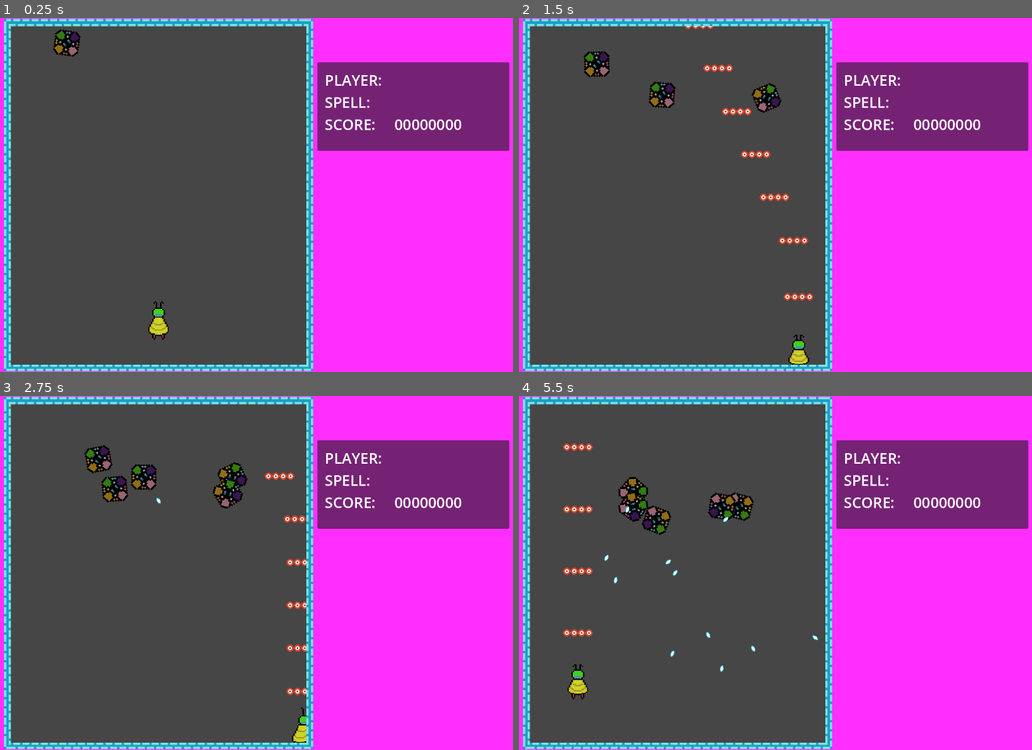
Above: before the commit, frames 1-4 (two rows, left to right).
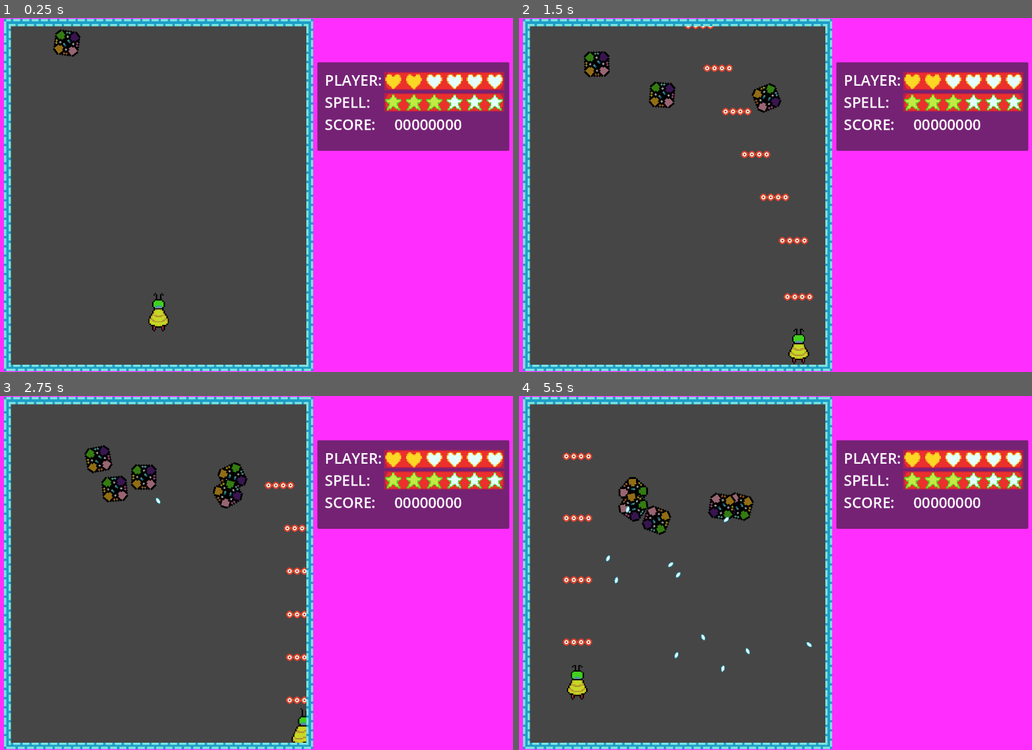
Above: after the commit, the same moments.

Repository: 2192375d/Bee-s-Adventure
Game: Godot game, scene res://scenes/main-game.tscn
The game is run twice, just before and just after one commit, with the same random seed, the same clock (stepped at 60 frames per second) and the same inputs.
Inputs:
- Up to frame 1 (0.25 s): no input
- Up to frame 2 (1.5 s): hold Right (ui_right) 0.53-1.28 s; hold Z (ui_shoot) 0.53-1.28 s; hold Down (ui_down) from 1.28 s (still down); tap Z (ui_shoot) at 1.35 s
- Up to frame 3 (2.75 s): release Down (ui_down) at 2.03 s; hold Right (ui_right) from 2.03 s (still down); hold Z (ui_shoot) from 2.03 s (still down)
- Up to frame 4 (5.5 s): release Right (ui_right) at 2.78 s; release Z (ui_shoot) at 2.78 s; hold Up (ui_up) 2.78-3.53 s; tap Z (ui_shoot) at 2.85, 4.35 s; hold Z (ui_shoot) 3.53-4.28 s; hold Left (ui_left) 3.53-5.03 s; hold Down (ui_down) from 5.03 s (still down); hold Z (ui_shoot) from 5.03 s (still down)

The runs differ from the first frame. In frame 1, 2.8% of the frame differs, in the area x 28-99%, y 15-91%; in frame 2, 2.7%; in frame 3, 3.4%; in frame 4, 3.6%, in the area x 8-99%, y 13-86%.

Commit message:
feat: player get hit feature done!

Diff:
--- a/resources/enemy1AI-rev.tres
+++ /dev/null
@@ -1,13 +0,0 @@
-[gd_resource type="Resource" script_class="AIResource" load_steps=7 format=3 uid="uid://dkneefr0cfp7l"]
-
-[ext_resource type="Script" uid="uid://cuxk5es1e8xvw" path="res://scripts/entity/actions/action.gd" id="1_vp1um"]
-[ext_resource type="Resource" uid="uid://b7oolqloig83f" path="res://resources/actions/action-follow/action-enter1-rev.tres" id="2_la8ad"]
-[ext_resource type="Resource" uid="uid://c4xkpy47yn18c" path="res://resources/actions/action-wait1.tres" id="3_dqutg"]
-[ext_resource type="Resource" uid="uid://c0h0ib3g1hork" path="res://resources/actions/action-attack-aimed1.tres" id="3_oriyx"]
-[ext_resource type="Script" uid="uid://cqlrfm7is5dko" path="res://scripts/entity/ai-resource.gd" id="4_dqutg"]
-[ext_resource type="Resource" uid="uid://6npk1d6pg65s" path="res://resources/actions/action-follow/action-exit1-rev.tres" id="4_la8ad"]
-
-[resource]
-script = ExtResource("4_dqutg")
-actions = Array[ExtResource("1_vp1um")]([ExtResource("2_la8ad"), ExtResource("3_dqutg"), ExtResource("3_oriyx"), ExtResource("4_la8ad")])
-metadata/_custom_type_script = "uid://cqlrfm7is5dko"
--- a/resources/enemy1AI.tres
+++ /dev/null
@@ -1,13 +0,0 @@
-[gd_resource type="Resource" script_class="AIResource" load_steps=7 format=3 uid="uid://c4swjs3t4uxti"]
-
-[ext_resource type="Script" uid="uid://cuxk5es1e8xvw" path="res://scripts/entity/actions/action.gd" id="1_4r086"]
-[ext_resource type="Resource" uid="uid://17md3koqs04n" path="res://resources/actions/action-follow/action-enter1.tres" id="2_6jmj8"]
-[ext_resource type="Resource" uid="uid://c4xkpy47yn18c" path="res://resources/actions/action-wait1.tres" id="3_6jmj8"]
-[ext_resource type="Resource" uid="uid://c0h0ib3g1hork" path="res://resources/actions/action-attack-aimed1.tres" id="3_yn6st"]
-[ext_resource type="Resource" uid="uid://bgn646i82m38u" path="res://resources/actions/action-follow/action-exit1.tres" id="4_25p41"]
-[ext_resource type="Script" uid="uid://cqlrfm7is5dko" path="res://scripts/entity/ai-resource.gd" id="5_31x1o"]
-
-[resource]
-script = ExtResource("5_31x1o")
-actions = Array[ExtResource("1_4r086")]([ExtResource("2_6jmj8"), ExtResource("3_6jmj8"), ExtResource("3_yn6st"), ExtResource("4_25p41")])
-metadata/_custom_type_script = "uid://cqlrfm7is5dko"
--- a/resources/enemy2AI.tres
+++ b/resources/enemyAI1.tres
@@ -12,7 +12,7 @@
 position_curve = ExtResource("3_0af1f")
 path_scene = ExtResource("2_4tyrh")
 displacement = Vector2(64, 64)
-duration = 2.0
+duration = 1.0
 metadata/_custom_type_script = "uid://n8bhrlq0undu"
 
 [resource]
--- a/scenes/bee.tscn
+++ b/scenes/bee.tscn
@@ -71,47 +71,51 @@
 [sub_resource type="CircleShape2D" id="CircleShape2D_xfac4"]
 radius = 1.0
 
-[node name="bee" type="CharacterBody2D" node_paths=PackedStringArray("movement_component", "animation_component", "shoot_component", "hitbox_dot")]
+[node name="bee" type="CharacterBody2D" node_paths=PackedStringArray("movement_component", "animation_component", "shoot_component", "disappear_timer", "invincibility_timer", "hitbox_dot")]
 scale = Vector2(1.4, 1.4)
 script = ExtResource("1_1q2x0")
 movement_component = NodePath("MovementComponent")
 animation_component = NodePath("AnimationComponent")
 shoot_component = NodePath("ShootComponent")
+disappear_timer = NodePath("disappear-timer")
+invincibility_timer = NodePath("invincibility-timer")
+disappear_time = 1.0
+invincible_time = 2.0
 hitbox_dot = NodePath("hitbox-sprite")
 
 [node name="bee-sprite" type="AnimatedSprite2D" parent="."]
 modulate = Color(0.78431374, 1, 1, 1)
-position = Vector2(-2.9802322e-08, 5.9604645e-08)
+position = Vector2(-1.7763568e-15, -12.857142)
 scale = Vector2(2, 2)
 sprite_frames = SubResource("SpriteFrames_qf6nb")
 
 [node name="CollisionShape2D" type="CollisionShape2D" parent="."]
-position = Vector2(-1, 1)
+position = Vector2(0, -13)
 shape = SubResource("CapsuleShape2D_oynbf")
 
 [node name="hitbox-sprite" type="Sprite2D" parent="."]
-position = Vector2(0, 12)
+position = Vector2(0, 2.861023e-06)
 scale = Vector2(0.3, 0.3)
 texture = ExtResource("8_ykkpv")
 
-[node name="hitbox" type="Area2D" parent="."]
+[node name="hitbox" type="Area2D" parent="." groups=["player-hitbox"]]
+modulate = Color(0, 1, 1, 1)
 position = Vector2(0, 11)
 
 [node name="CollisionShape2D" type="CollisionShape2D" parent="hitbox"]
-position = Vector2(0, 1)
+position = Vector2(0, -10.999999)
 shape = SubResource("CircleShape2D_xfac4")
 debug_color = Color(0.98145753, 0, 0.3749718, 0.41960785)
 
-[node name="MovementComponent" type="Node" parent="." node_paths=PackedStringArray("actor")]
+[node name="MovementComponent" type="Node" parent="."]
 script = ExtResource("2_vie5o")
-actor = NodePath("..")
 speed = 350.0
 focus_speed = 130.0
 metadata/_custom_type_script = "uid://dgrdo0g8t0rmd"
 
-[node name="AnimationComponent" type="Node" parent="." node_paths=PackedStringArray("anim")]
+[node name="AnimationComponent" type="Node" parent="." node_paths=PackedStringArray("animation")]
 script = ExtResource("6_nkr4b")
-anim = NodePath("../bee-sprite")
+animation = NodePath("../bee-sprite")
 metadata/_custom_type_script = "uid://r85cri203cjn"
 
 [node name="ShootComponent" type="Node" parent="." node_paths=PackedStringArray("shoot_cd_timer")]
@@ -122,4 +126,12 @@
 [node name="Timer" type="Timer" parent="ShootComponent"]
 wait_time = 0.1
 
+[node name="invincibility-timer" type="Timer" parent="."]
+one_shot = true
+
+[node name="disappear-timer" type="Timer" parent="."]
+one_shot = true
+
 [connection signal="timeout" from="ShootComponent/Timer" to="ShootComponent" method="_on_timer_timeout"]
+[connection signal="timeout" from="invincibility-timer" to="." method="_on_invincibilitytimer_timeout"]
+[connection signal="timeout" from="disappear-timer" to="." method="_on_disappeartimer_timeout"]
--- a/scenes/entities/bullet-shard.tscn
+++ b/scenes/entities/bullet-shard.tscn
@@ -4,12 +4,15 @@
 [ext_resource type="Texture2D" uid="uid://b521wd8x7tec0" path="res://assets/shard.png" id="1_mtjc8"]
 
 [node name="bullet-shard" type="Area2D"]
-position = Vector2(-0.5, 0)
 rotation = 1.5707964
 script = ExtResource("1_mcht0")
 
 [node name="Sprite2D" type="Sprite2D" parent="."]
+position = Vector2(0, 0.5)
 texture = ExtResource("1_mtjc8")
 
 [node name="CollisionPolygon2D" type="CollisionPolygon2D" parent="."]
+position = Vector2(0, 0.5)
 polygon = PackedVector2Array(1, 6, 3, 3, 3, -4, 1, -7, -1, -7, -3, -4, -3, 3, -1, 6)
+
+[connection signal="area_entered" from="." to="." method="_on_area_entered"]
--- a/scenes/entities/enemy1.tscn
+++ b/scenes/entities/enemy1.tscn
@@ -38,3 +38,5 @@
 metadata/_custom_type_script = "uid://b16k7gsqc3uhj"
 
 [node name="Timer" type="Timer" parent="."]
+
+[connection signal="area_entered" from="." to="." method="_on_area_entered"]
--- a/scenes/game.tscn
+++ b/scenes/game.tscn
@@ -8,7 +8,7 @@
 [ext_resource type="Script" uid="uid://c7grpvtxy5g5o" path="res://scripts/game/chapters/chapter2.gd" id="8_gee14"]
 [ext_resource type="PackedScene" uid="uid://bjabjm1qr423j" path="res://scenes/entities/enemy2.tscn" id="9_0tnpc"]
 [ext_resource type="Resource" uid="uid://c0h0ib3g1hork" path="res://resources/actions/action-attack-aimed1.tres" id="10_ir15t"]
-[ext_resource type="Resource" uid="uid://r3v4wqh1bueq" path="res://resources/enemy2AI.tres" id="10_vtaks"]
+[ext_resource type="Resource" uid="uid://r3v4wqh1bueq" path="res://resources/enemyAI1.tres" id="10_vtaks"]
 [ext_resource type="Script" uid="uid://bw01r85snlnng" path="res://scripts/game/chapters/chapter-t1.gd" id="11_kvpfn"]
 [ext_resource type="Script" uid="uid://cuxk5es1e8xvw" path="res://scripts/entity/actions/action.gd" id="12_ca42v"]
 [ext_resource type="PackedScene" uid="uid://c1hpuii2quq2a" path="res://scenes/entities/paths/path-move1.tscn" id="13_rysoc"]
@@ -20,6 +20,7 @@
 [ext_resource type="Script" uid="uid://cqlrfm7is5dko" path="res://scripts/entity/ai-resource.gd" id="16_1kice"]
 [ext_resource type="PackedScene" uid="uid://ck5no7yisp46c" path="res://scenes/entities/bullet-shard.tscn" id="16_5newe"]
 [ext_resource type="Script" uid="uid://d1is2cqaqw85y" path="res://scripts/entity/actions/basics/action-attack-aimed.gd" id="17_37s47"]
+[ext_resource type="Script" uid="uid://cp74h5l57xucx" path="res://scripts/stats_component.gd" id="21_5newe"]
 
 [sub_resource type="CanvasTexture" id="CanvasTexture_8cj0n"]
 
@@ -215,7 +216,7 @@
 [sub_resource type="Resource" id="Resource_twgab"]
 script = ExtResource("17_37s47")
 interval = 0.07
-speed = 700.0
+speed = 550.0
 bullet_scene = ExtResource("16_5newe")
 duration = 2.0
 metadata/_custom_type_script = "uid://d1is2cqaqw85y"
@@ -244,12 +245,15 @@
 actions = Array[ExtResource("12_ca42v")]([SubResource("Resource_5newe")])
 metadata/_custom_type_script = "uid://cqlrfm7is5dko"
 
-[node name="game" type="Node2D" node_paths=PackedStringArray("bee", "chapters", "other_chapters")]
+[node name="game" type="Node2D" node_paths=PackedStringArray("bee", "chapters", "other_chapters", "stats_component", "clear_screen_timer")]
 light_mask = 5
 script = ExtResource("1_lnu2h")
 bee = NodePath("bee")
 chapters = [NodePath("chapters/chapter1"), NodePath("chapters/chapter2")]
 other_chapters = [NodePath("chapters/chapter-testing1")]
+stats_component = NodePath("stats-component")
+clear_screen_timer = NodePath("clear-screen-timer")
+clear_screen_time = 0.5
 
 [node name="background" type="TextureRect" parent="."]
 modulate = Color(0.27284554, 0.27284554, 0.2728455, 1)
@@ -323,3 +327,9 @@
 
 [node name="Timer" type="Timer" parent="chapters"]
 one_shot = true
+
+[node name="stats-component" type="Node" parent="."]
+script = ExtResource("21_5newe")
+
+[node name="clear-screen-timer" type="Timer" parent="."]
+one_shot = true
--- a/scenes/main-game.tscn
+++ b/scenes/main-game.tscn
@@ -1,9 +1,18 @@
-[gd_scene load_steps=6 format=3 uid="uid://dwlmhtxnr7vdf"]
+[gd_scene load_steps=13 format=3 uid="uid://dwlmhtxnr7vdf"]
 
 [ext_resource type="PackedScene" uid="uid://deauys010c2ws" path="res://scenes/game.tscn" id="1_s3esy"]
-[ext_resource type="Texture2D" uid="uid://crqd8tbabvigm" path="res://assets/menubar-vertical.png" id="2_72e8q"]
-[ext_resource type="Texture2D" uid="uid://fonk12swq0a2" path="res://assets/menubar-horizontal.png" id="3_d2op2"]
-[ext_resource type="Texture2D" uid="uid://bi3fug5eiuo6s" path="res://assets/menubar-corner.png" id="4_0rdsr"]
+[ext_resource type="Texture2D" uid="uid://crqd8tbabvigm" path="res://assets/main-game-UI/menubar-vertical.png" id="2_72e8q"]
+[ext_resource type="Texture2D" uid="uid://bhhg0kywvq2h5" path="res://assets/main-game-UI/HP-bar.png" id="2_bxljq"]
+[ext_resource type="Script" uid="uid://ddyrqgajl1cjk" path="res://scripts/game_stats_display.gd" id="2_ebdxb"]
+[ext_resource type="Texture2D" uid="uid://fonk12swq0a2" path="res://assets/main-game-UI/menubar-horizontal.png" id="3_d2op2"]
+[ext_resource type="Texture2D" uid="uid://chik4pc73g0sk" path="res://assets/main-game-UI/HP.png" id="3_w232t"]
+[ext_resource type="Texture2D" uid="uid://bi3fug5eiuo6s" path="res://assets/main-game-UI/menubar-corner.png" id="4_0rdsr"]
+[ext_resource type="Texture2D" uid="uid://cl68owatxkot7" path="res://assets/main-game-UI/HP-full.png" id="4_cvnk6"]
+[ext_resource type="Texture2D" uid="uid://b4rta6laareos" path="res://assets/main-game-UI/spell.png" id="4_xrv8w"]
+[ext_resource type="Texture2D" uid="uid://b2lrqr0rb2j0y" path="res://assets/main-game-UI/spell-full.png" id="6_2ggl6"]
+
+[sub_resource type="StyleBoxTexture" id="StyleBoxTexture_w232t"]
+texture = ExtResource("2_bxljq")
 
 [sub_resource type="CanvasTexture" id="CanvasTexture_s3esy"]
 
@@ -13,13 +22,21 @@
 z_as_relative = false
 position = Vector2(64, 16)
 
-[node name="game-stats" type="Panel" parent="."]
+[node name="game-stats-display" type="Panel" parent="." node_paths=PackedStringArray("HP_textures", "spell_textures", "score_display")]
 offset_left = 728.0
 offset_top = 96.0
 offset_right = 1144.0
 offset_bottom = 288.0
-
-[node name="player-text" type="RichTextLabel" parent="game-stats"]
+script = ExtResource("2_ebdxb")
+HP_icon = ExtResource("3_w232t")
+HP_full_icon = ExtResource("4_cvnk6")
+spell_icon = ExtResource("4_xrv8w")
+spell_full_icon = ExtResource("6_2ggl6")
+HP_textures = [NodePath("HP-bar/HBoxContainer/TextureRect1"), NodePath("HP-bar/HBoxContainer/TextureRect2"), NodePath("HP-bar/HBoxContainer/TextureRect3"), NodePath("HP-bar/HBoxContainer/TextureRect4"), NodePath("HP-bar/HBoxContainer/TextureRect5"), NodePath("HP-bar/HBoxContainer/TextureRect6")]
+spell_textures = [NodePath("spell-bar/HBoxContainer/TextureRect1"), NodePath("spell-bar/HBoxContainer/TextureRect2"), NodePath("spell-bar/HBoxContainer/TextureRect3"), NodePath("spell-bar/HBoxContainer/TextureRect4"), NodePath("spell-bar/HBoxContainer/TextureRect5"), NodePath("spell-bar/HBoxContainer/TextureRect6")]
+score_display = NodePath("score")
+
+[node name="player-text" type="RichTextLabel" parent="game-stats-display"]
 layout_mode = 1
 anchors_preset = -1
 anchor_left = 0.031000001
@@ -34,7 +51,7 @@
 text = "[font_size={32
 }]PLAYER: [/font_size]"
 
-[node name="spell-text" type="RichTextLabel" parent="game-stats"]
+[node name="spell-text" type="RichTextLabel" parent="game-stats-display"]
 layout_mode = 1
 anchors_preset = -1
 anchor_left = 0.031000001
@@ -49,7 +66,7 @@
 text = "[font_size={32
 }]SPELL: [/font_size]"
 
-[node name="score-text" type="RichTextLabel" parent="game-stats"]
+[node name="score-text" type="RichTextLabel" parent="game-stats-display"]
 layout_mode = 1
 anchors_preset = -1
 anchor_left = 0.031000001
@@ -64,7 +81,7 @@
 text = "[font_size={32
 }]SCORE: [/font_size]"
 
-[node name="score" type="RichTextLabel" parent="game-stats"]
+[node name="score" type="RichTextLabel" parent="game-stats-display"]
 layout_mode = 1
 anchors_preset = -1
 anchor_left = 0.031000001
@@ -75,12 +92,94 @@
 offset_top = 101.056
 offset_right = 267.168
 offset_bottom = 144.12799
-bbcode_enabled = true
-text = "[font_size={32
-}]00000000[/font_size]"
+theme_override_font_sizes/normal_font_size = 32
+bbcode_enabled = true
+text = "00000000"
 horizontal_alignment = 1
 
-[node name="template background" type="TextureRect" parent="."]
+[node name="HP-bar" type="PanelContainer" parent="game-stats-display"]
+layout_mode = 0
+offset_left = 145.0
+offset_top = 21.0
+offset_right = 405.0
+offset_bottom = 61.0
+theme_override_styles/panel = SubResource("StyleBoxTexture_w232t")
+
+[node name="HBoxContainer" type="HBoxContainer" parent="game-stats-display/HP-bar"]
+layout_mode = 2
+
+[node name="TextureRect1" type="TextureRect" parent="game-stats-display/HP-bar/HBoxContainer"]
+layout_mode = 2
+texture = ExtResource("3_w232t")
+expand_mode = 2
+
+[node name="TextureRect2" type="TextureRect" parent="game-stats-display/HP-bar/HBoxContainer"]
+layout_mode = 2
+texture = ExtResource("3_w232t")
+expand_mode = 2
+
+[node name="TextureRect3" type="TextureRect" parent="game-stats-display/HP-bar/HBoxContainer"]
+layout_mode = 2
+texture = ExtResource("3_w232t")
+expand_mode = 2
+
+[node name="TextureRect4" type="TextureRect" parent="game-stats-display/HP-bar/HBoxContainer"]
+layout_mode = 2
+texture = ExtResource("3_w232t")
+expand_mode = 2
+
+[node name="TextureRect5" type="TextureRect" parent="game-stats-display/HP-bar/HBoxContainer"]
+layout_mode = 2
+texture = ExtResource("3_w232t")
+expand_mode = 2
+
+[node name="TextureRect6" type="TextureRect" parent="game-stats-display/HP-bar/HBoxContainer"]
+layout_mode = 2
+texture = ExtResource("3_w232t")
+expand_mode = 2
+
+[node name="spell-bar" type="PanelContainer" parent="game-stats-display"]
+layout_mode = 0
+offset_left = 145.0
+offset_top = 67.0
+offset_right = 405.0
+offset_bottom = 107.0
+theme_override_styles/panel = SubResource("StyleBoxTexture_w232t")
+
+[node name="HBoxContainer" type="HBoxContainer" parent="game-stats-display/spell-bar"]
+layout_mode = 2
+
+[node name="TextureRect1" type="TextureRect" parent="game-stats-display/spell-bar/HBoxContainer"]
+layout_mode = 2
+texture = ExtResource("4_xrv8w")
+expand_mode = 2
+
+[node name="TextureRect2" type="TextureRect" parent="game-stats-display/spell-bar/HBoxContainer"]
+layout_mode = 2
+texture = ExtResource("4_xrv8w")
+expand_mode = 2
+
+[node name="TextureRect3" type="TextureRect" parent="game-stats-display/spell-bar/HBoxContainer"]
+layout_mode = 2
+texture = ExtResource("4_xrv8w")
+expand_mode = 2
+
+[node name="TextureRect4" type="TextureRect" parent="game-stats-display/spell-bar/HBoxContainer"]
+layout_mode = 2
+texture = ExtResource("4_xrv8w")
+expand_mode = 2
+
+[node name="TextureRect5" type="TextureRect" parent="game-stats-display/spell-bar/HBoxContainer"]
+layout_mode = 2
+texture = ExtResource("4_xrv8w")
+expand_mode = 2
+
+[node name="TextureRect6" type="TextureRect" parent="game-stats-display/spell-bar/HBoxContainer"]
+layout_mode = 2
+texture = ExtResource("4_xrv8w")
+expand_mode = 2
+
+[node name="template-background" type="TextureRect" parent="."]
 modulate = Color(1, 0.18039216, 1, 1)
 z_index = -1
 z_as_relative = false
--- a/scripts/bee/animation-component.gd
+++ b/scripts/bee/animation-component.gd
@@ -1,15 +1,22 @@
 extends Node
 
 class_name AnimationComponent
-@export var anim: AnimatedSprite2D
+@export var animation: AnimatedSprite2D
 
 enum Facing {DEFAULT, LEFT, RIGHT}
 
 @onready var facing: Facing = Facing.DEFAULT
+var bee: Player
+
+func _ready() -> void:
+	bee = Global.get_bee()
 
 func handle_animation (move_intent: Vector2i) -> void:
+	if bee.invincible:
+		animation.visible = !animation.visible
+
 	set_animation_enum(move_intent)
-	anim.play(get_animation_string())
+	animation.play(get_animation_string())
 
 func get_animation_string () -> String:
 	var animation_name: String
--- a/scripts/bee/bee-bullet.gd
+++ b/scripts/bee/bee-bullet.gd
@@ -24,7 +24,6 @@
 		or position.x - radius > Global.gameSizeX
 		or position.y + radius < 0
 		or position.y - radius > Global.gameSizeY):
-		#print("bye!")
 		queue_free()
 
 func on_area_entered(area: Area2D) -> void:
--- a/scripts/bee/bee.gd
+++ b/scripts/bee/bee.gd
@@ -6,12 +6,23 @@
 @export var animation_component: AnimationComponent
 @export var shoot_component: ShootComponent
 
+@export var disappear_timer: Timer
+@export var invincibility_timer: Timer
+
+@export var disappear_time: float
+@export var invincible_time: float # invincible time starts after disappeared
+
 @export var hitbox_dot: Sprite2D
 @export var spawn_point: Vector2
 
+@onready var invincible: bool = false
+
 func _ready() -> void:
 	position = spawn_point
+	show()
 	hitbox_dot.hide()
+
+	Global.get_game().player_hit.connect(_on_player_hit)
 
 func _process(_delta: float) -> void:
 	var move_indent = Vector2(
@@ -21,7 +32,7 @@
 	movement_component.handle_movement(move_indent)
 	animation_component.handle_animation(move_indent)
 
-	if Input.is_action_pressed("ui_shoot"):
+	if Input.is_action_pressed("ui_shoot") && visible:
 		shoot_component.handle_shooting()
 
 	if Input.is_action_pressed("ui_shift"):
@@ -31,3 +42,17 @@
 		hitbox_dot.hide()
 
 	move_and_slide()
+
+func _on_player_hit() -> void:
+	invincible = true
+	hide()
+	disappear_timer.start(disappear_time)
+
+func _on_disappeartimer_timeout() -> void:
+	position = spawn_point
+	show()
+	invincibility_timer.start(invincible_time)
+
+func _on_invincibilitytimer_timeout() -> void:
+	invincible = false
+	animation_component.animation.show()
--- a/scripts/bee/movement-component.gd
+++ b/scripts/bee/movement-component.gd
@@ -2,9 +2,12 @@
 
 class_name MovementComponent
 
-@export var actor: CharacterBody2D = Global.get_bee()
+var actor: Player
 @export var speed: float
 @export var focus_speed: float
+
+func _ready() -> void:
+	actor = Global.get_bee()
 
 func handle_movement (move_intent: Vector2i) -> void:
 	if (move_intent == Vector2i.ZERO):
--- a/scripts/bullet/bullet.gd
+++ b/scripts/bullet/bullet.gd
@@ -10,6 +10,8 @@
 	direction_vector = new_direction_vector
 	speed = new_speed
 	rotate(direction_vector.angle())
+
+	add_to_group("enemy-bullet")
 
 func set_bullet_with_angle(spawnpoint: Vector2, direction: float, new_speed: float) -> void:
 	position = spawnpoint
@@ -25,3 +27,8 @@
 	position.y < 0 or\
 	position.y > Global.gameSizeY:
 		queue_free()
+
+
+func _on_area_entered(area: Area2D) -> void:
+	if area.is_in_group("player-hitbox") && !Global.get_bee().invincible:
+		Global.get_game().player_hit.emit()
--- a/scripts/entity/enemy.gd
+++ b/scripts/entity/enemy.gd
@@ -87,3 +87,8 @@
 	tw.finished.connect(func(): corpse.queue_free())
 
 	queue_free()
+
+
+func _on_area_entered(area: Area2D) -> void:
+	if area.is_in_group("player-hitbox") && !Global.get_bee().invincible:
+		Global.get_game().player_hit.emit()
--- a/scripts/entity/entity-animation-component.gd
+++ b/scripts/entity/entity-animation-component.gd
@@ -13,8 +13,6 @@
 
 @export var options_dictionary: Dictionary[OPTIONS, Variant]
 
-var _tween: Tween
-
 func _ready() -> void:
 	animation.self_modulate = Color(0.6, 0.6, 0.6, 1)
 
@@ -24,9 +22,9 @@
 func play_animation(animation_name: String) -> void:
 	animation.play(animation_name)
 
+var _tween: Tween
+
 func shine_animation() -> void:
-	if animation == null:
-		return
 
 	if _tween and _tween.is_running():
 		_tween.kill()
--- a/scripts/game/game.gd
+++ b/scripts/game/game.gd
@@ -3,15 +3,31 @@
 class_name Game
 
 @export var bee: Player
+
 @export var chapters: Array[Chapter]
 @export var other_chapters: Array[Chapter]
 @export var run_other: bool = false
 @export var chapter_num: int = -1
 
+@export var stats_component: StatsComponent
+
+@export var clear_screen_timer: Timer
+@export var clear_screen_time: float
+
+signal player_hit
+
 func _init() -> void:
 	Global.game = self
 
 func _ready() -> void:
+
+	stats_component.HP_num = 2
+	stats_component.spell_num = Global.NUM_SPELL_ON_RESET
+	stats_component.score = 0
+
+	stats_component.in_game_stats_changed.emit.call_deferred()
+
+	player_hit.connect(_on_player_hit)
 
 	if (chapter_num != -1):
 		debug_chapter(chapter_num)
@@ -26,7 +42,21 @@
 	else:
 		chapters[chapter_num_to_debug].handle_chapter()
 
+
+func _on_player_hit() -> void:
+	#if bee.invincible:
+		#return
+	print("player hit!")
+
+	if (stats_component.HP_num == 0):
+		# player is dead, do stuffs
+		return
+
+	stats_component.decrement_HP()
+	clear_screen_timer.start(clear_screen_time)
+
 func _process(_delta: float) -> void:
-	pass
-
-	# TODO: add stuffs
+	if !clear_screen_timer.is_stopped():
+		for node: Node in get_children():
+			if node.is_in_group("enemy-bullet"):
+				node.queue_free()
--- /dev/null
+++ b/scripts/game_stats_display.gd
@@ -0,0 +1,32 @@
+extends Panel
+
+@export var HP_icon: Texture2D
+@export var HP_full_icon: Texture2D
+@export var spell_icon: Texture2D
+@export var spell_full_icon: Texture2D
+
+@export var HP_textures: Array[TextureRect]
+@export var spell_textures: Array[TextureRect]
+@export var score_display: RichTextLabel
+
+func _ready() -> void:
+	Global.get_game().stats_component.in_game_stats_changed.connect(_on_in_game_stats_changed)
+
+func _on_in_game_stats_changed() -> void:
+	var HP_num = Global.get_game().stats_component.HP_num
+	var spell_num = Global.get_game().stats_component.spell_num
+	var score = Global.get_game().stats_component.score
+
+	for i in range(HP_num):
+		HP_textures[i].texture = HP_full_icon
+
+	for i in range(HP_num, Global.MAXIMUM_HP_SPELL):
+		HP_textures[i].texture = HP_icon
+
+	for i in range(spell_num):
+		spell_textures[i].texture = spell_full_icon
+
+	for i in range(spell_num, Global.MAXIMUM_HP_SPELL):
+		spell_textures[i].texture = spell_icon
+
+	score_display.text = "%08d" % score
--- a/scripts/singletons/global.gd
+++ b/scripts/singletons/global.gd
@@ -1,4 +1,8 @@
 extends Node
+
+const MAXIMUM_HP_SPELL = 6
+const NUM_SPELL_ON_RESET = 3
+const MAXIMUM_SCORE = 100000000
 
 var gameSizeX: float = 640.0
 var gameSizeY: float = 736.0
@@ -6,7 +10,15 @@
 var game: Game
 
 func get_game() -> Game:
+	if !game:
+		printerr("Error: not in game")
+		return
 	return game
 
 func get_bee() -> Player:
+	if !game.bee:
+		#printerr()
+		printerr("Error: bee missing")
+		print_stack()
+		return
 	return game.bee
--- /dev/null
+++ b/scripts/stats_component.gd
@@ -0,0 +1,55 @@
+extends Node
+
+class_name StatsComponent
+
+var HP_num: int
+var spell_num: int
+var score: int
+
+signal in_game_stats_changed
+
+func decrement_HP() -> void:
+	if HP_num <= 0:
+		return
+
+	HP_num -= 1
+	in_game_stats_changed.emit()
+
+func increment_HP() -> void:
+	if HP_num >= 6:
+		return
+	HP_num += 1
+	in_game_stats_changed.emit()
+
+func set_HP(new_HP_num: int) -> void:
+	HP_num = new_HP_num
+	in_game_stats_changed.emit()
+
+func decrement_spell() -> void:
+	if spell_num <= 0:
+		# oh no something is bugging then!
+		return
+
+	spell_num -= 1
+	in_game_stats_changed.emit()
+
+func increment_spell() -> void:
+	if spell_num >= Global.MAXIMUM_HP_SPELL:
+		return
+	spell_num += 1
+	in_game_stats_changed.emit()
+
+func set_spell(new_spell_num: int) -> void:
+	spell_num = new_spell_num
+	in_game_stats_changed.emit()
+
+func add_score(amount: int) -> void:
+	if score + amount < 0:
+		score = 0
+		return
+
+	if score + amount > Global.MAXIMUM_SCORE:
+		score = Global.MAXIMUM_SCORE
+		return
+
+	score += amount
Binary file changed: assets/Aseprite files/bee's adventure.aseprite
Binary file added: assets/main-game-UI/HP-bar.png
Not shown, added: assets/main-game-UI/HP-bar.png.import
Binary file added: assets/main-game-UI/HP-full.png
Not shown, added: assets/main-game-UI/HP-full.png.import
Binary file added: assets/main-game-UI/HP.png
Not shown, changed: assets/main-game-UI/HP.png.import
Renamed: assets/game-border.png -> assets/main-game-UI/game-border.png
Not shown, added: assets/main-game-UI/game-border.png.import
Renamed: assets/menubar-corner.png -> assets/main-game-UI/menubar-corner.png
Not shown, changed: assets/main-game-UI/menubar-corner.png.import
Renamed: assets/menubar-horizontal.png -> assets/main-game-UI/menubar-horizontal.png
(and 10 more such lines)
